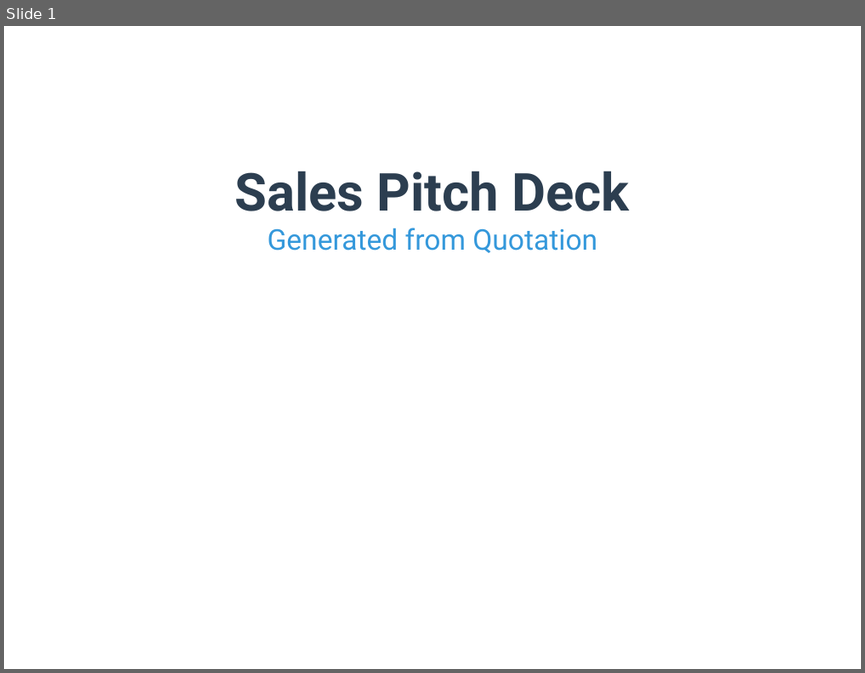
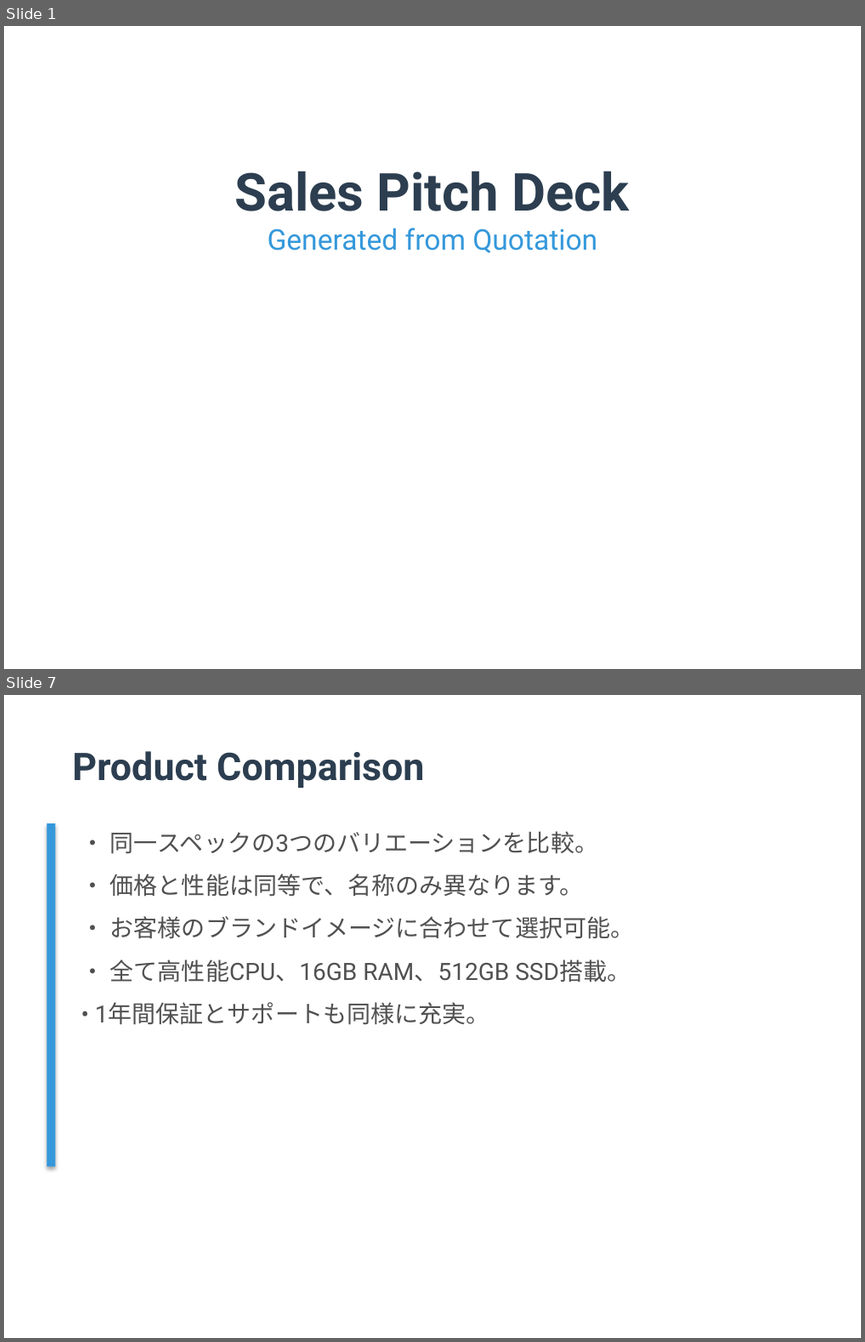
Before and after one commit to TejasGupta-27/b2b-sales-backend, a slide deck: Data/pitch_decks/pitch_deck_001.pptx. Shown one above the other, each under a label of ours: slide 1 before the commit, slides 1 and 7 after it; the slides between them are not shown. The pictures are 865x673 and 865x1342 pixels, drawn with LibreOffice and Linux fonts; fonts in the diff are those of the drawing. Boxes give left, top, right and bottom in pixels: in the first picture for what was removed or moved away, otherwise in the second. Text is boxed around its words. In the diff, an @@ line names an element or a change of style, - is before the commit and + after.

```diff
--- a/Data/pitch_decks/pitch_deck_001.pptx
+++ b/Data/pitch_decks/pitch_deck_001.pptx
@@ slide 7 added at (4,695,861,1338), background #FFFFFF @@
@@ text added at (72,751,424,788), 32 pt, text #2C3E50, bold @@
+Product Comparison
@@ rectangle added at (46,823,55,1166), fill #3498DB @@
@@ text added at (95,831,634,1025), 20 pt, text #505050 @@
+• 同一スペックの3つのバリエーションを比較。
+• 価格と性能は同等で、名称のみ異なります。
+• お客様のブランドイメージに合わせて選択可能。
+• 全て高性能CPU、16GB RAM、512GB SSD搭載。
+• 1年間保証とサポートも同様に充実。
```
Also in this commit, not shown: 1 slide changed, 7 other slides added, 8 slides removed, 13 other files.
